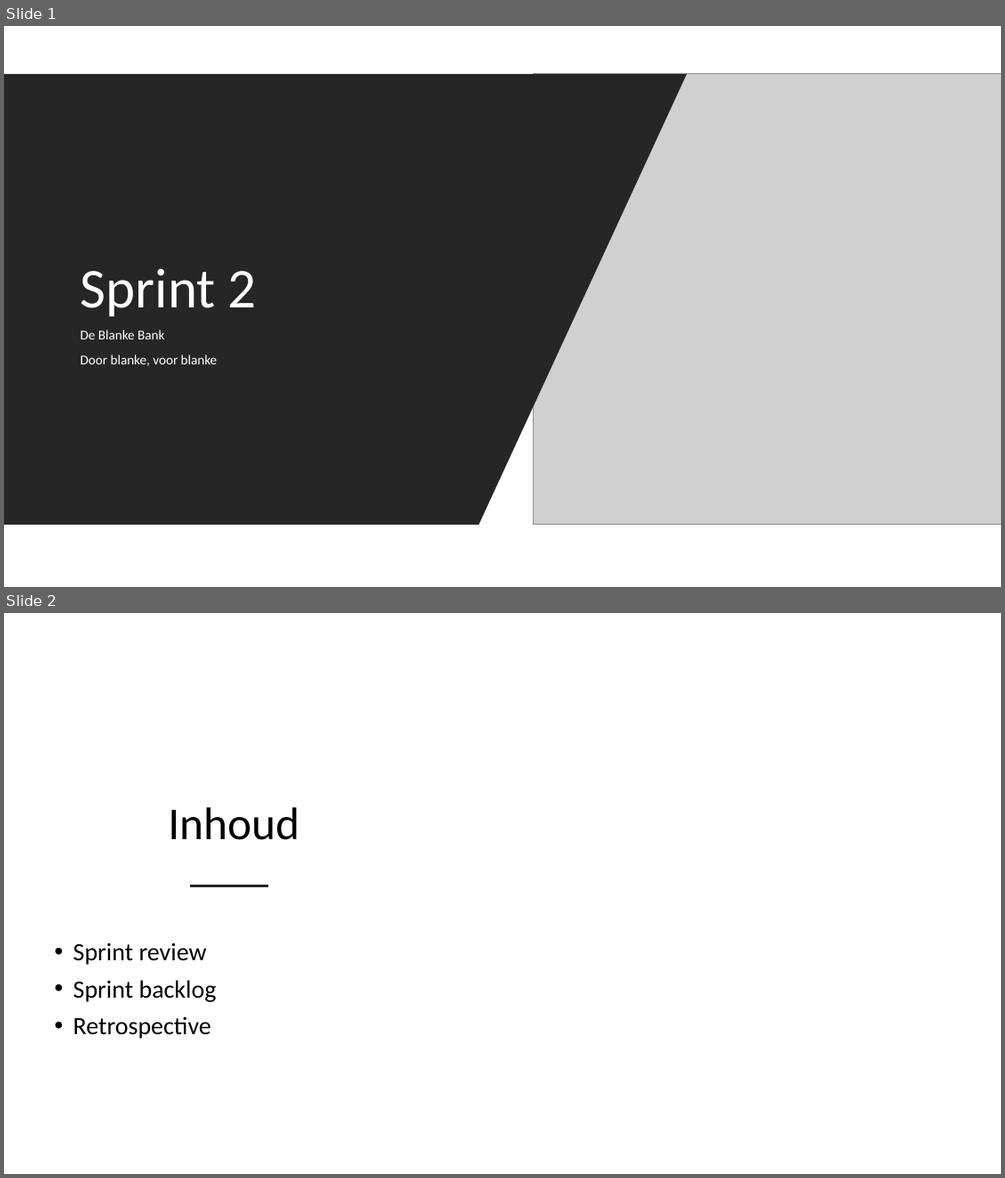
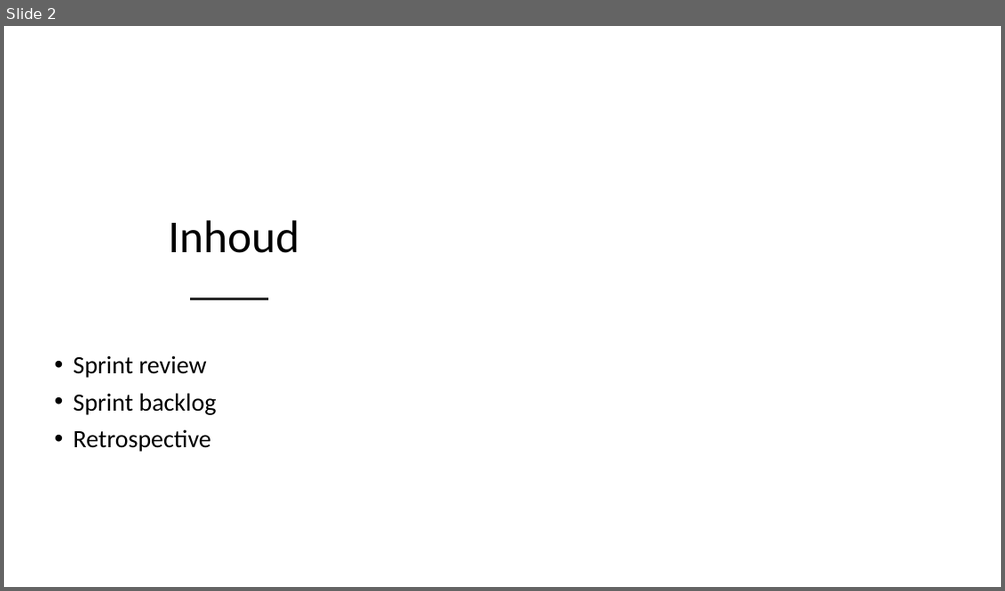
Before and after one commit to Sinjablo/Git-TINPRJ03-34, a slide deck: Presentaties/PresentatieSprint2.pptx. Shown one above the other, each under a label of ours: slides 1 and 2 before the commit, slide 2 after it. The pictures are 1005x1178 and 1005x591 pixels, drawn with LibreOffice and Linux fonts; fonts in the diff are those of the drawing; grey boxes stand for pictures; background and template pictures are left out. Boxes give left, top, right and bottom in pixels: in the first picture for what was removed or moved away, otherwise in the second. Text is boxed around its words. In the diff, an @@ line names an element or a change of style, - is before the commit and + after.

```diff
--- a/Presentaties/PresentatieSprint2.pptx
+++ b/Presentaties/PresentatieSprint2.pptx
@@ slide 1 removed at <box>4,26,1001,587</box>, background #FFFFFF @@
@@ freeform shape removed at <box>4,74,687,524</box> @@
@@ picture removed at <box>534,74,1001,524</box> @@
@@ title removed at <box>81,268,257,316</box> @@
-Sprint 2
@@ subtitle removed at <box>81,329,218,366</box> @@
-De Blanke Bank
-Door blanke, voor blanke
```
Also in this commit, not shown: 10 slides added, 2 other slides removed, 2 other files.
